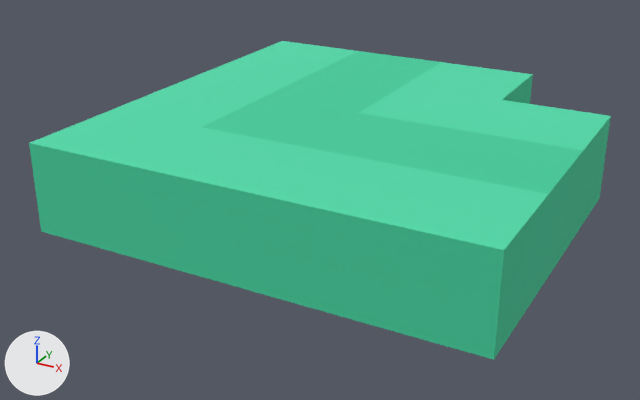
A saved change to the OBJ model assets/models/plants/water-lily/water-lily.obj.
Both versions are drawn from a camera (50 mm lens) standing at (2.52, -5.12, 2.16) and looking at (-0.17, -0.23, -0.28). Every picture has the same lights, and +X, +Y and +Z are marked at lower left. Where no turn or scale is listed for an object, it has been applied to the vertices.
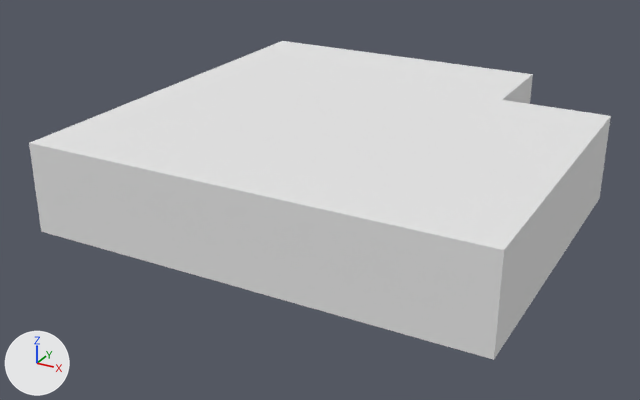
What differs and where, as boxes (x1, y1, x2, y2) in the pictures (640 x 400 px):
part 1 of me_cube, recoloured (green to white)
    both: (30, 41, 610, 250)
part 2 of me_cube, recoloured (green to white)
    both: (29, 51, 611, 360)

The edits, one by one:
Material 'Material' (mat_material) is new.
Its base color is (0.8, 0.8, 0.8) (white #e7e7e7).
Its roughness is 1.0.
me_cube has 20 vertices, 36 faces and spans x -1.5..1.5, y -1.5..1.5, z -0.3..0.3.
me_cube is used by ob_cube; location (0.0, 0.0, 0.0).
me_cube part 1: all 14 faces that had it switch from mat_material_001 (green #53dcad) to mat_material (white #e7e7e7).
me_cube part 2: all 22 faces that had it switch from mat_material_002 (green #45cf9e) to mat_material (white #e7e7e7).
